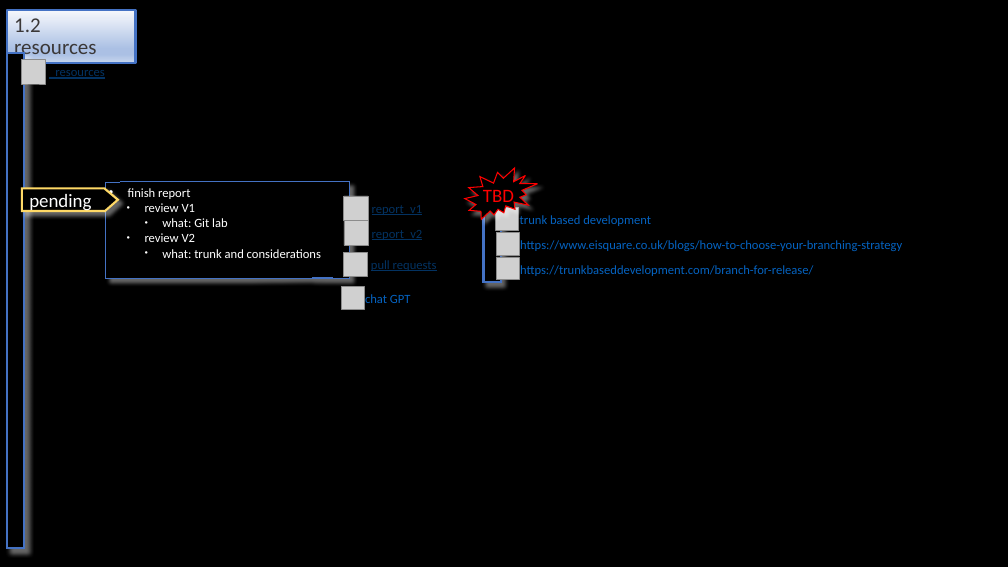
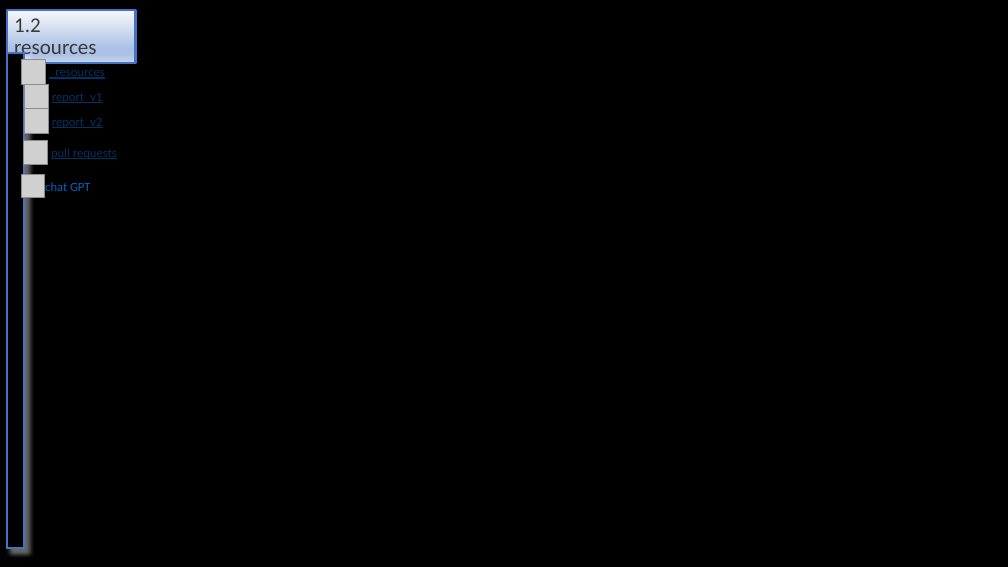
Before and after one commit to 1010836/portfolio, a slide deck: slide 3 of git/git.odp. Drawn at 1008x567 pixels with LibreOffice and Linux fonts; fonts in the diff are those of the drawing; grey boxes stand for pictures. Boxes give left, top, right and bottom in pixels: in the first picture for what was removed or moved away, otherwise in the second. Text is boxed around its words. In the diff, an @@ line names an element or a change of style, - is before the commit and + after.

```diff
--- a/git/git.odp
+++ b/git/git.odp
@@ picture: place and size @@
-picture at [496, 207, 519, 230]
+picture at [24, 84, 48, 109]
@@ text "report_v1": place and size @@
-text "report_v1" at [372, 205, 423, 215]
+text "report_v1" at [52, 93, 103, 103]
@@ picture: place and size @@
-picture at [496, 257, 519, 280]
+picture at [24, 109, 48, 134]
@@ picture: place and size @@
-picture at [344, 196, 368, 221]
+picture at [23, 140, 48, 165]
@@ 3 texts: place and size @@
-3 texts at [365, 230, 437, 303]
+3 texts at [45, 118, 117, 191]
@@ picture: place and size @@
-picture at [497, 232, 520, 255]
+picture at [21, 175, 44, 197]
@@ irregular seal removed at [465, 168, 538, 219] @@
-TBD
@@ freeform shape removed at [22, 188, 118, 211] @@
-pending
@@ speech box removed at [106, 182, 349, 279] @@
-• finish report
-  ● review V1
-    ● what: Git lab
-  ● review V2
-    ● what: trunk and considerations
@@ picture removed at [344, 221, 368, 246] @@
@@ rectangle removed at [484, 211, 501, 282] @@
@@ text removed at [520, 215, 651, 226] @@
-trunk based development
@@ picture removed at [343, 252, 368, 277] @@
@@ text removed at [520, 240, 902, 251] @@
-https://www.eisquare.co.uk/blogs/how-to-choose-your-branching-strategy
@@ text removed at [520, 265, 813, 276] @@
-https://trunkbaseddevelopment.com/branch-for-release/
@@ picture removed at [341, 287, 364, 309] @@
```
Also in this commit, not shown: 2 other slides changed, 7 slides added, 1 slide removed, 3 other files.
